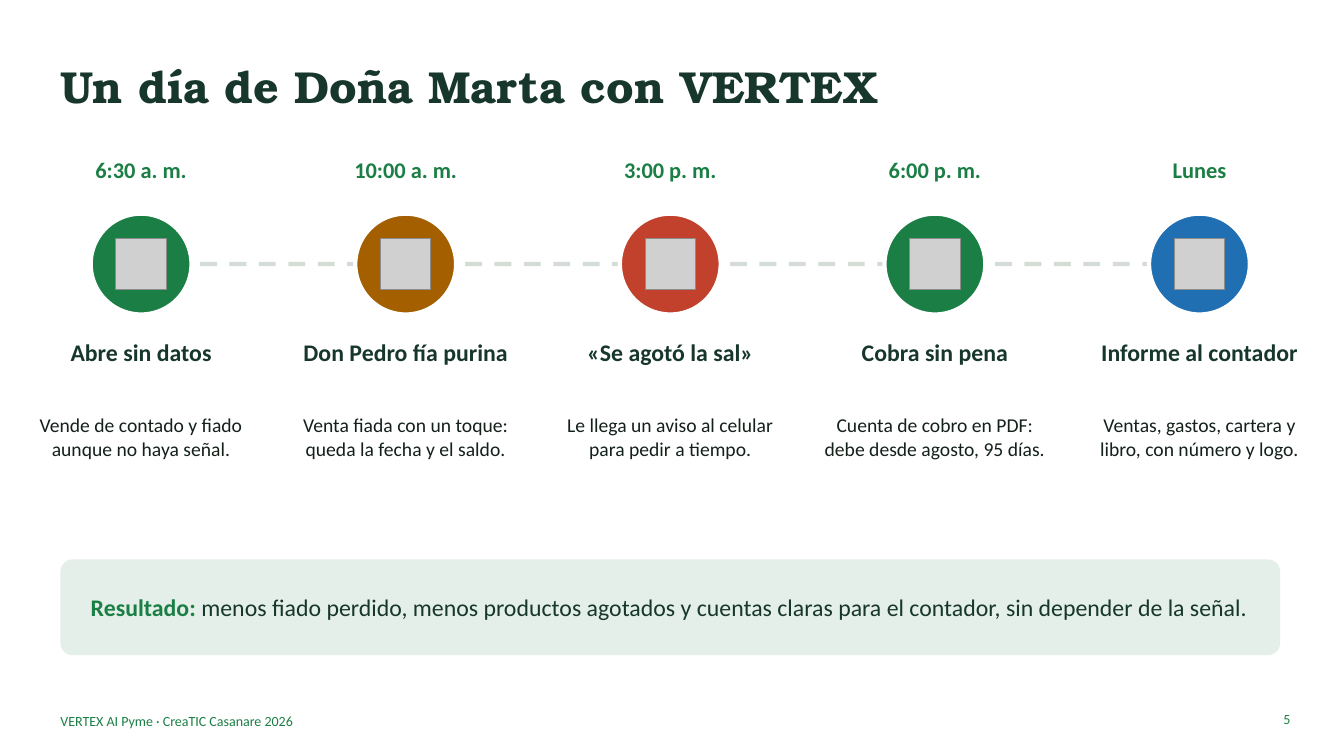
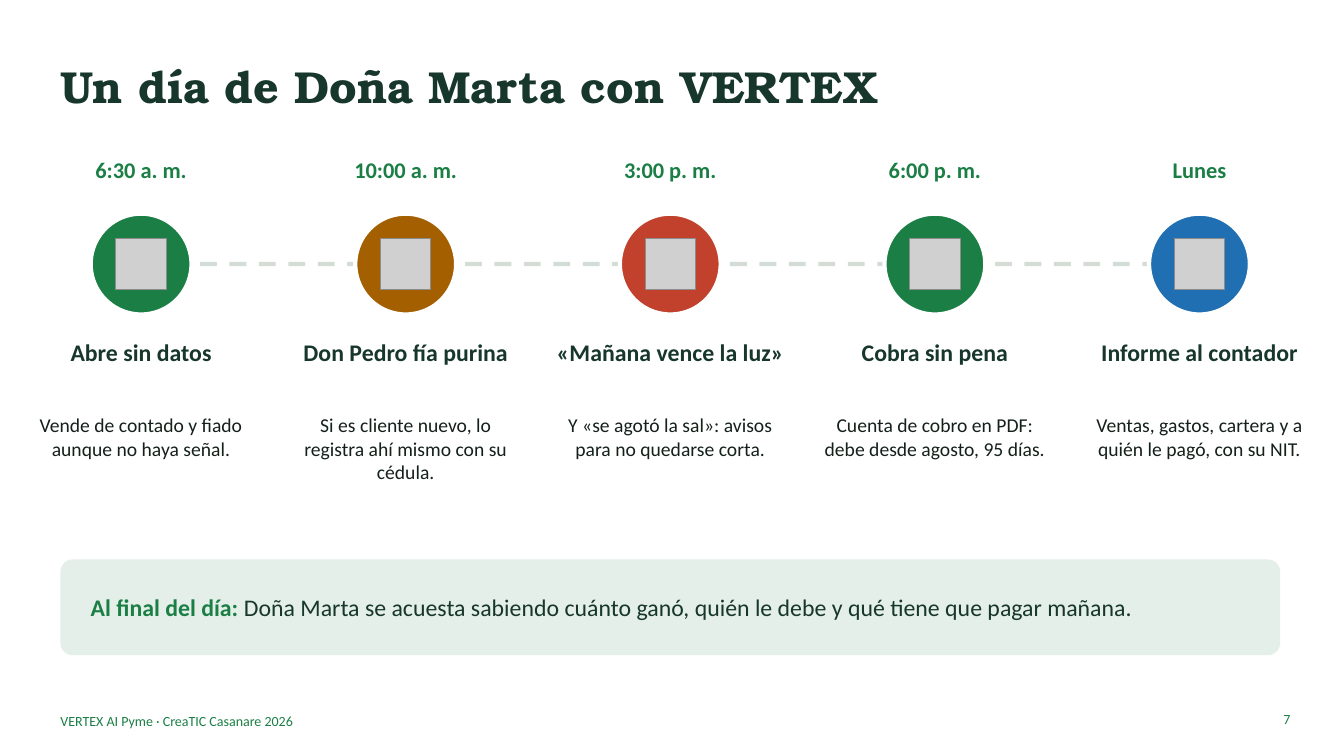
Before and after one commit to ingdavidortegaf-lab/vertex-ai-pyme, a slide deck: slide 7 of docs/pitch/VERTEX_AI_Pyme_Pitch.pptx (slide 5 before the commit). Drawn at 1344x756 pixels with LibreOffice and Linux fonts; fonts in the diff are those of the drawing; grey boxes stand for pictures. Boxes give left, top, right and bottom in pixels: in the first picture for what was removed or moved away, otherwise in the second. Text is boxed around its words. In the diff, an @@ line names an element or a change of style, - is before the commit and + after.

```diff
--- a/docs/pitch/VERTEX_AI_Pyme_Pitch.pptx
+++ b/docs/pitch/VERTEX_AI_Pyme_Pitch.pptx
@@ text at (557, 344, 784, 361): text changed @@
-«Se agotó la sal»
+«Mañana vence la luz»
@@ text at (304, 418, 507, 479): text changed @@
-Venta fiada con un toque: queda la fecha y el saldo.
+Si es cliente nuevo, lo registra ahí mismo con su cédula.
@@ text at (568, 418, 772, 459): text changed @@
-Le llega un aviso al celular para pedir a tiempo.
+Y «se agotó la sal»: avisos para no quedarse corta.
@@ text at (1096, 419, 1302, 460): text changed @@
-Ventas, gastos, cartera y libro, con número y logo.
+Ventas, gastos, cartera y a quién le pagó, con su NIT.
@@ text at (91, 599, 1131, 620): text changed @@
-Resultado: menos fiado perdido, menos productos agotados y cuentas claras para el contador, sin depender de la señal.
+Al final del día: Doña Marta se acuesta sabiendo cuánto ganó, quién le debe y qué tiene que pagar mañana.
@@ page number at (1283, 715, 1290, 724): text changed @@
-5
+7
```
Also in this commit, not shown: 7 other slides changed, 8 slides added, 5 slides removed, 6 other files.
